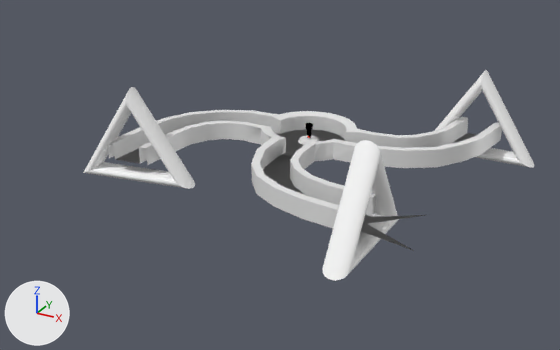
Renders of the Blender file Assets/Resources/Art/Models/map_changed.blend from each side of a commit.
One viewpoint serves both versions: a 50 mm camera at (168.0, -337.0, 146.0) aimed at (2.0, -35.0, -5.0). The lights are fixed; the arrows at lower left show +X, +Y and +Z.

Objects in the first picture: 'Arc_1', 'Arc_2', 'Arc_3', 'Map'.
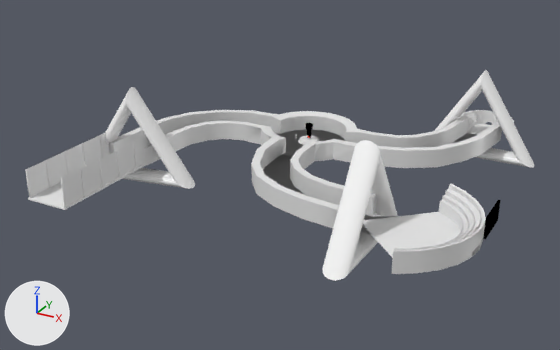
Boxes (x1, y1, x2, y2) around the edits, measured in the pictures (560 x 350 px):
'Floor.002', added: after (363, 184, 501, 274)
    faces in mat_stand_001 (its picture is missing): (392, 184, 486, 274)
    faces in mat_floor_001 (its picture is missing): (363, 212, 461, 258)
    faces in mat_benches (its picture is missing): (394, 185, 482, 250)
    faces in mat_tv: (483, 200, 501, 239)
'Grids', added: after (27, 132, 150, 207)
'Floor', added: after (25, 135, 151, 210)
    faces in mat_material_003 (its picture is missing): (28, 164, 147, 210)
    faces in mat_metal_bars (its picture is missing): (25, 135, 151, 208)
'Stand', added: after (459, 110, 514, 125)
'Floor.001', added: after (466, 124, 491, 135)
'Bench', added: after (463, 110, 497, 126)
'Walls', added: after (467, 120, 495, 131)

Diff of the bpy script that builds the scene:
```diff
--- a/Assets/Resources/Art/Models/map_changed.blend.py
+++ b/Assets/Resources/Art/Models/map_changed.blend.py
@@ mat_tv @@
+mat_tv = bpy.data.materials.new('Tv')
+mat_tv.use_nodes = True; mat_tv.node_tree.nodes.clear()
+_N = mat_tv.node_tree.nodes; _L = mat_tv.node_tree.links
+n0 = _N.new('ShaderNodeOutputMaterial'); n0.name = 'Material Output'
+n1 = _N.new('ShaderNodeTexImage'); n1.name = 'Image Texture'
+n1.image = img_tv
+_L.new(n1.outputs[0], n0.inputs[0])  # 'Color' to 'Surface'
@@ ob_floor_002 @@
+ob_floor_002 = bpy.data.objects.new('Floor.002', me_circle_014)  # 260 vertices, 183 faces; spans x -60.2..57.7, y -40.1..53.9, z -0.9..32.0; in mat_floor_001 (its picture is missing), mat_benches (its picture is missing), mat_stand_001 (its picture is missing); modifiers EDGE_SPLIT
+ob_floor_002.location = (82.1, -71.2, 0.0)
+ob_floor_002.rotation_euler = (0.0, 0.0, -1.571)  # degrees (0, 0, -90)
+ob_floor_002.scale = (0.574, 0.574, 0.574)
@@ ob_walls @@
+ob_walls = bpy.data.objects.new('Walls', me_circle_008)  # 68 vertices, 52 faces; spans x -24.8..24.8, y 0.0..45.0, z -0.1..6.2; in mat_walls_001 (its picture is missing)
+ob_walls.parent = ob_floor_001
+ob_walls.location = (-100.0, 100.0, 0.0)
@@ ob_floor_001 @@
+ob_floor_001 = bpy.data.objects.new('Floor.001', me_circle_011)  # 26 vertices, 13 faces; spans x -26.0..26.0, y -0.5..45.8, z 0.0..0.4; in mat_floor (its picture is missing); modifiers EDGE_SPLIT
+ob_floor_001.location = (75.1, 51.8, 0.0)
+ob_floor_001.scale = (0.303, 0.4, 0.4)
@@ ob_stand @@
+ob_stand = bpy.data.objects.new('Stand', me_circle_009)  # 92 vertices, 72 faces; spans x -0.2..49.2, y 0.0..63.5, z -1.6..14.2; in mat_stand (its picture is missing); modifiers EDGE_SPLIT, MIRROR
+ob_stand.parent = ob_floor_001
+ob_stand.location = (-100.0, 100.0, 0.0)
@@ ob_bench @@
+ob_bench = bpy.data.objects.new('Bench', me_circle_012)  # 122 vertices, 46 faces; spans x -42.8..42.8, y 0.0..59.2, z 6.1..15.3; in mat_benchs (its picture is missing); modifiers EDGE_SPLIT
+ob_bench.parent = ob_floor_001
+ob_bench.location = (-100.0, 100.0, 0.0)
@@ ob_grids @@
+ob_grids = bpy.data.objects.new('Grids', me_cube_003)  # 40 vertices, 10 faces; spans x -18.5..18.5, y -54.5..54.5, z 0.1..24.7; in mat_grid (its picture is missing)
+ob_grids.parent = ob_floor
+ob_grids.location = (0.0, 100.0, 0.0)
@@ ob_floor @@
+ob_floor = bpy.data.objects.new('Floor', me_plane)  # 104 vertices, 66 faces; spans x -19.6..19.6, y -56.0..56.0, z -1.2..24.6; in mat_material_003 (its picture is missing), mat_metal_bars (its picture is missing)
+ob_floor.location = (-66.0, -90.0, 0.0)
+ob_floor.rotation_euler = (0.0, 0.0, -3.142)  # degrees (0, 0, -180)
+ob_floor.scale = (0.548, 0.548, 0.548)
```
